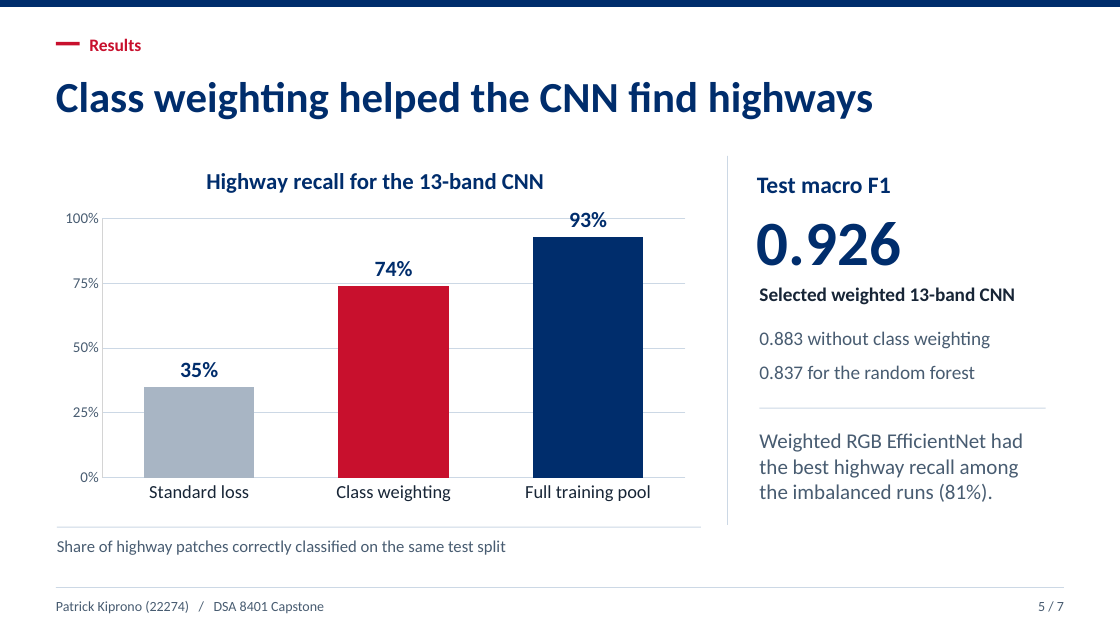
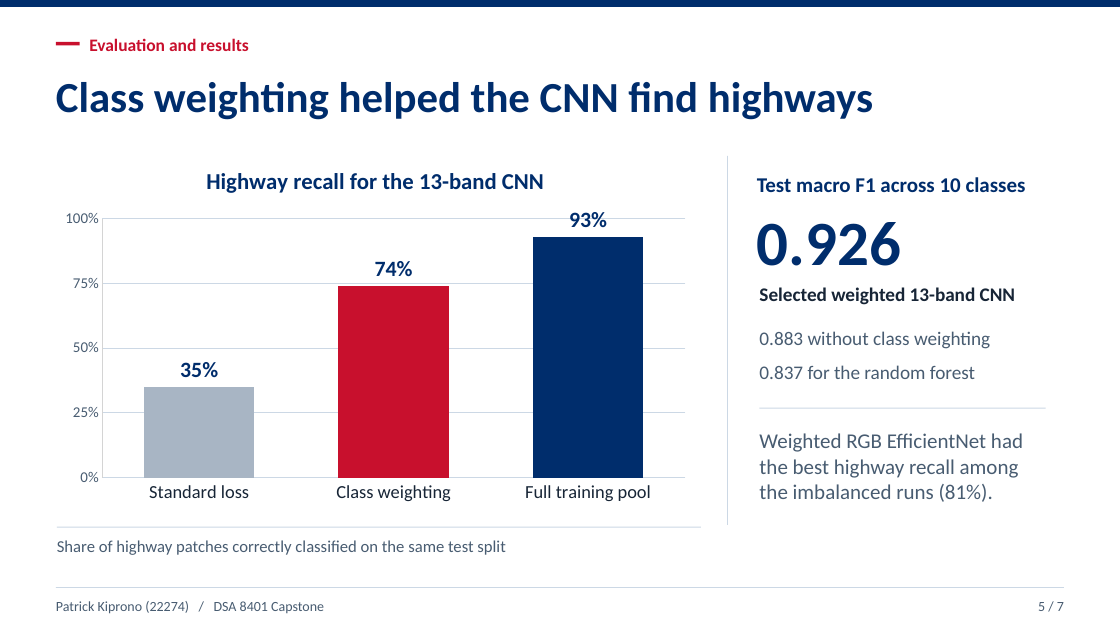
Before and after one commit to kipronopato/EuroSAT_LULC_Capstone, a slide deck: slide 5 of deliverables/EuroSAT_Capstone_5_Minute_Presentation.pptx. Drawn at 1120x630 pixels with LibreOffice and Linux fonts; fonts in the diff are those of the drawing. Boxes give left, top, right and bottom in pixels: in the first picture for what was removed or moved away, otherwise in the second. Text is boxed around its words. In the diff, an @@ line names an element or a change of style, - is before the commit and + after.

```diff
--- a/deliverables/EuroSAT_Capstone_5_Minute_Presentation.pptx
+++ b/deliverables/EuroSAT_Capstone_5_Minute_Presentation.pptx
@@ text at [89,38,248,51]: text changed @@
-Results
+Evaluation and results
@@ text at [757,177,1026,192]: text changed; size 20.2 to 18 pt @@
-Test macro F1
+Test macro F1 across 10 classes
```
Also in this commit, not shown: 2 other slides changed.
